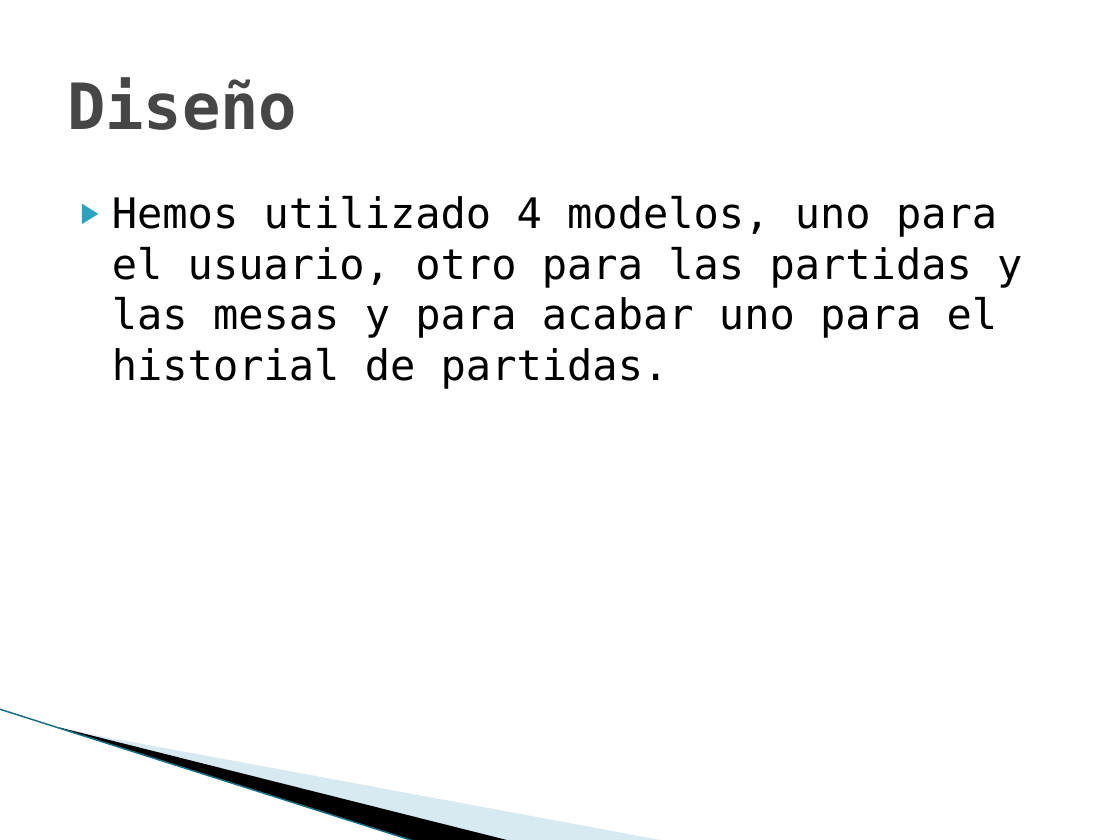
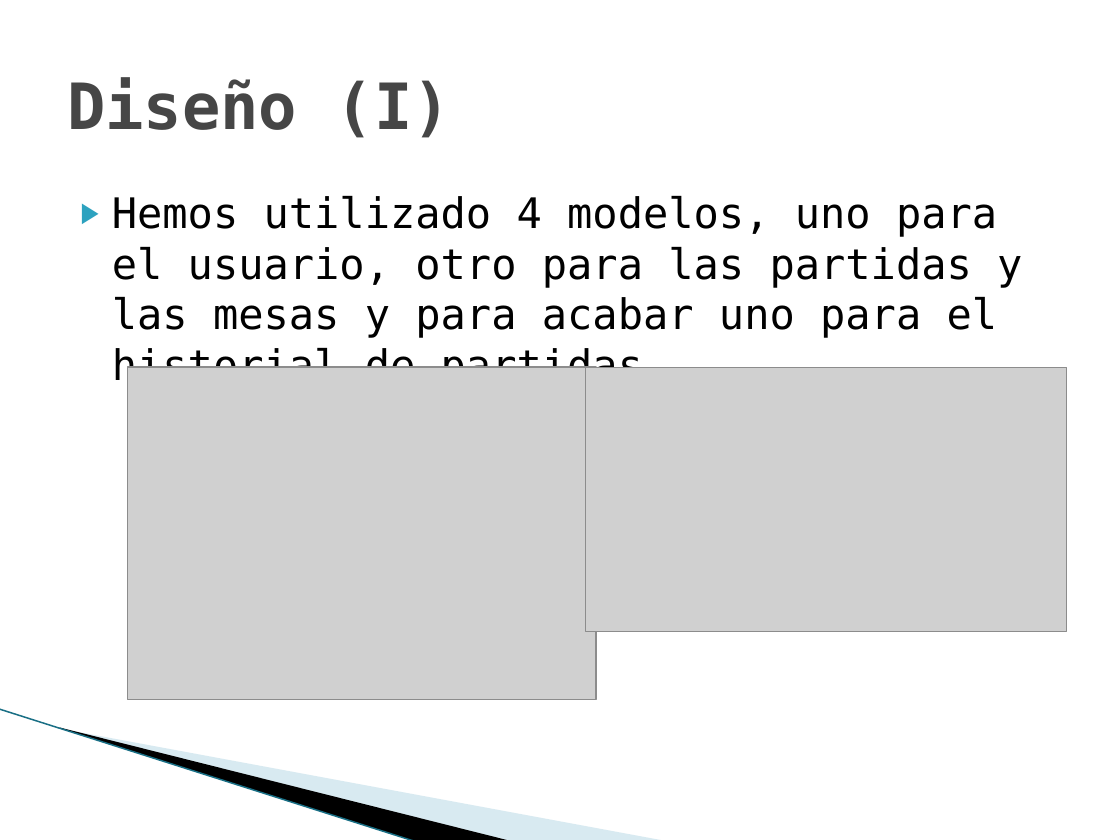
Before and after one commit to eaqpgrupo4/ProyectoFreepongv2, a slide deck: slide 6 of material/Presentacion Free Pong.pptx. Drawn at 1120x840 pixels with LibreOffice and Linux fonts; fonts in the diff are those of the drawing; grey boxes stand for pictures; background and template pictures are left out. Boxes give left, top, right and bottom in pixels: in the first picture for what was removed or moved away, otherwise in the second. Text is boxed around its words. In the diff, an @@ line names an element or a change of style, - is before the commit and + after.

```diff
--- a/material/Presentacion Free Pong.pptx
+++ b/material/Presentacion Free Pong.pptx
@@ title at [67, 77, 451, 138]: text changed @@
-Diseño
+Diseño (I)
@@ picture added at [128, 367, 596, 700] @@
@@ picture added at [586, 367, 1067, 632] @@
```
Also in this commit, not shown: 1 slide added, 1 other file.
